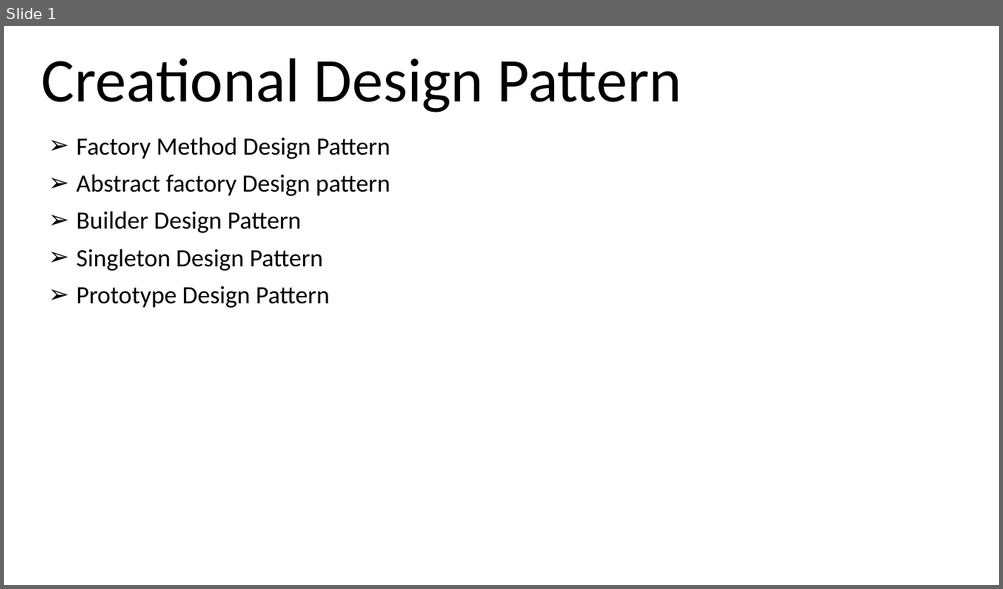
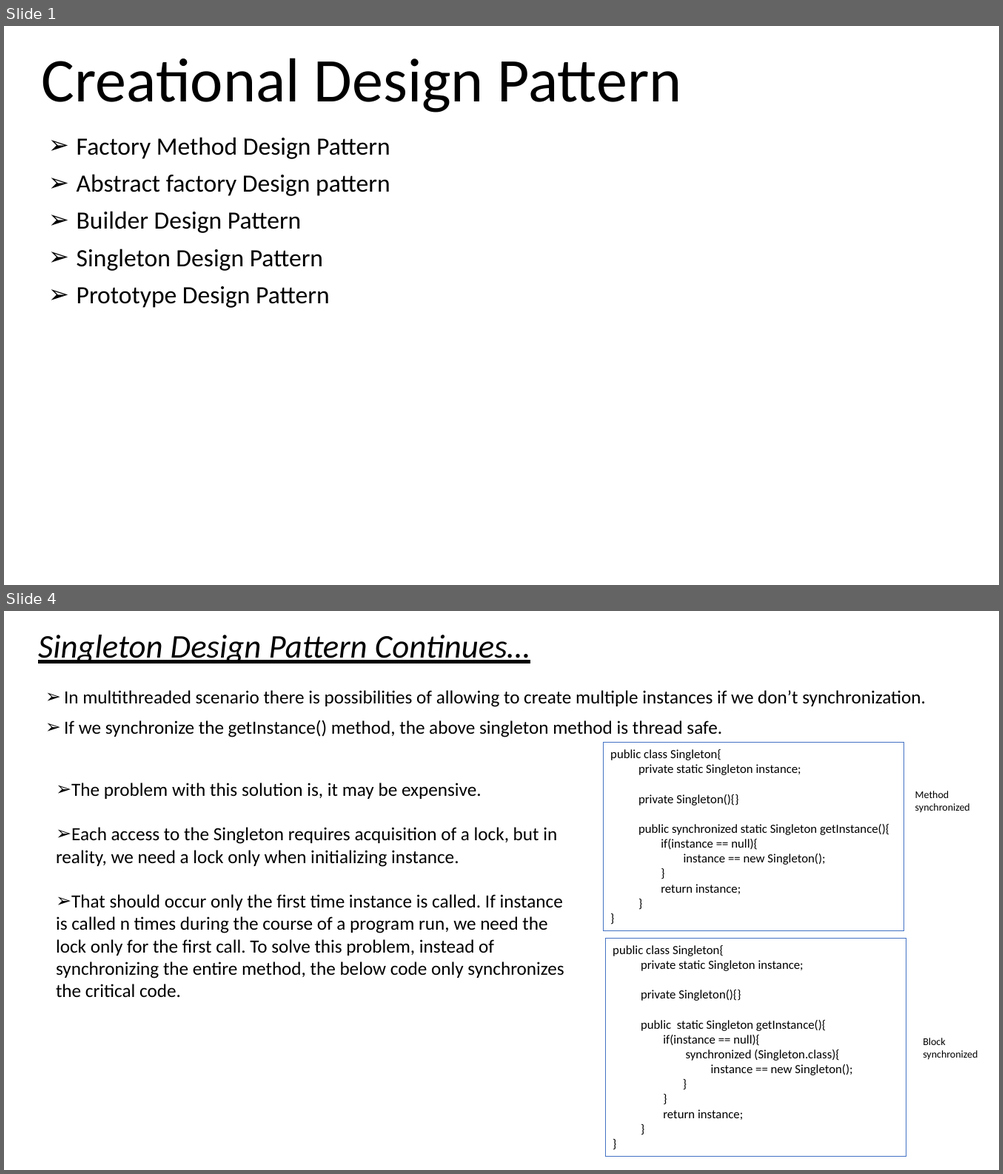
Before and after one commit to prak5192/Learning2019, a slide deck: JavaDesignPattern/Notes/CreationalDesignPattern.pptx. Shown one above the other, each under a label of ours: slide 1 before the commit, slides 1 and 4 after it; the slides between them are not shown. The pictures are 1003x589 and 1003x1174 pixels, drawn with LibreOffice and Linux fonts; fonts in the diff are those of the drawing. Boxes give left, top, right and bottom in pixels: in the first picture for what was removed or moved away, otherwise in the second. Text is boxed around its words. In the diff, an @@ line names an element or a change of style, - is before the commit and + after.

Commit message:
Singleton Design Pattern

```diff
--- a/JavaDesignPattern/Notes/CreationalDesignPattern.pptx
+++ b/JavaDesignPattern/Notes/CreationalDesignPattern.pptx
@@ slide 4 added at [4, 611, 999, 1170], background #FFFFFF @@
@@ title added at [38, 635, 530, 664], 32 pt, text #000000, italic, underline @@
+Singleton Design Pattern Continues…
@@ text added at [64, 690, 925, 738], 18 pt, text #000000 @@
+➢ In multithreaded scenario there is possibilities of allowing to create multiple instances if we don’t synchronization.
+➢ If we synchronize the getInstance() method, the above singleton method is thread safe.
@@ rectangle added at [603, 743, 904, 931], outline #4472C4 0.75 pt, 12 pt, text #000000 @@
+public class Singleton{
+private static Singleton instance;
+private Singleton(){}
+public synchronized static Singleton getInstance(){
+if(instance == null){
+instance == new Singleton();
+}
+return instance;
+}
+}
@@ text added at [56, 783, 563, 997], 18 pt, text #000000 @@
+➢ The problem with this solution is, it may be expensive.
+➢ Each access to the Singleton requires acquisition of a lock, but in reality, we need a lock only when initializing instance.
+➢ That should occur only the first time instance is called. If instance is called n times during the course of a program run, we need the lock only for the first call. To solve this problem, instead of synchronizing the entire method, the below code only synchronizes the critical code.
@@ text added at [915, 791, 970, 813], 10 pt, text #000000 @@
+Method synchronized
@@ rectangle added at [606, 939, 906, 1157], outline #4472C4 0.75 pt, 12 pt, text #000000 @@
+public class Singleton{
+private static Singleton instance;
+private Singleton(){}
+public static Singleton getInstance(){
+if(instance == null){
+synchronized (Singleton.class){
+instance == new Singleton();
+}
+}
+return instance;
+}
+}
@@ text added at [922, 1038, 977, 1060], 10 pt, text #000000 @@
+Block synchronized
```
Also in this commit, not shown: 1 slide changed, 3 other slides added.
